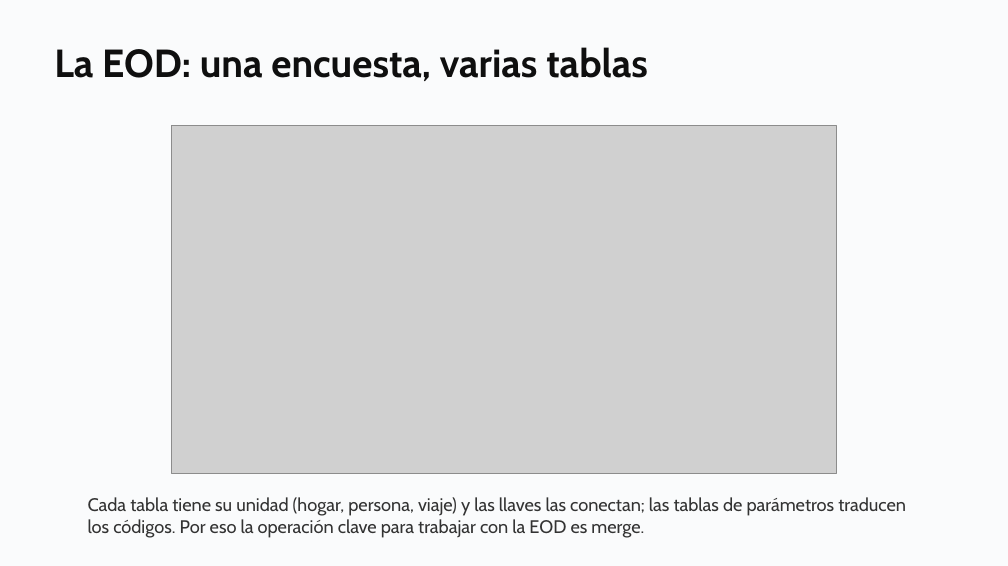
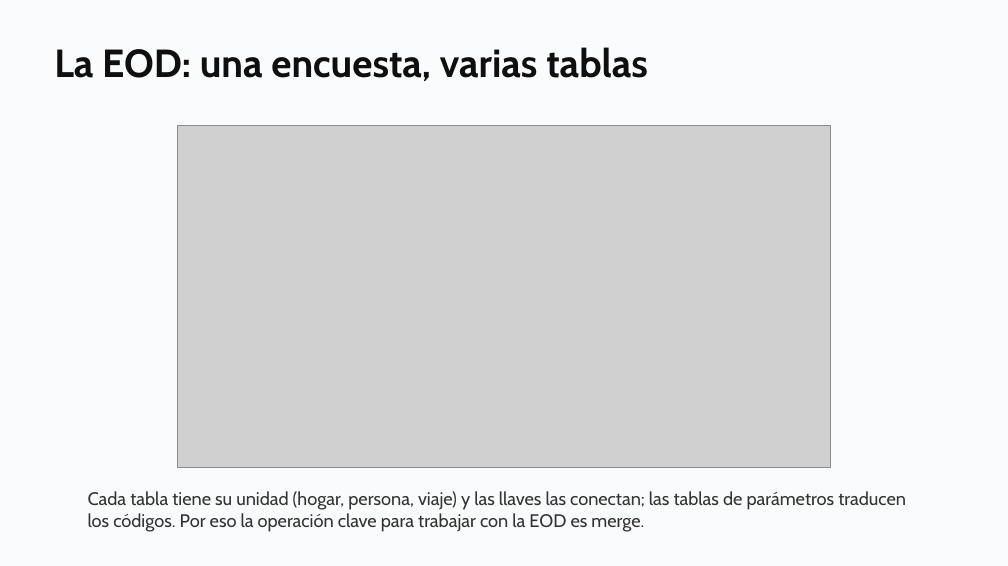
Before and after one commit to daniopitz/diplomado-cdd, a slide deck: slide 21 of presentaciones/clase01_fundamentos_ecosistema.pptx. Drawn at 1008x566 pixels with LibreOffice and Linux fonts; fonts in the diff are those of the drawing; grey boxes stand for pictures. Boxes give left, top, right and bottom in pixels: in the first picture for what was removed or moved away, otherwise in the second. Text is boxed around its words. In the diff, an @@ line names an element or a change of style, - is before the commit and + after.

```diff
--- a/presentaciones/clase01_fundamentos_ecosistema.pptx
+++ b/presentaciones/clase01_fundamentos_ecosistema.pptx
@@ picture: place and size @@
-picture at [171, 126, 837, 474]
+picture at [177, 126, 832, 468]
@@ text "Cada tabla tiene su unidad ...": place and size @@
-text "Cada tabla tiene su unidad ..." at [88, 497, 906, 538]
+text "Cada tabla tiene su unidad ..." at [88, 491, 906, 532]
```
Also in this commit, not shown: 10 other slides changed, 5 other files.
